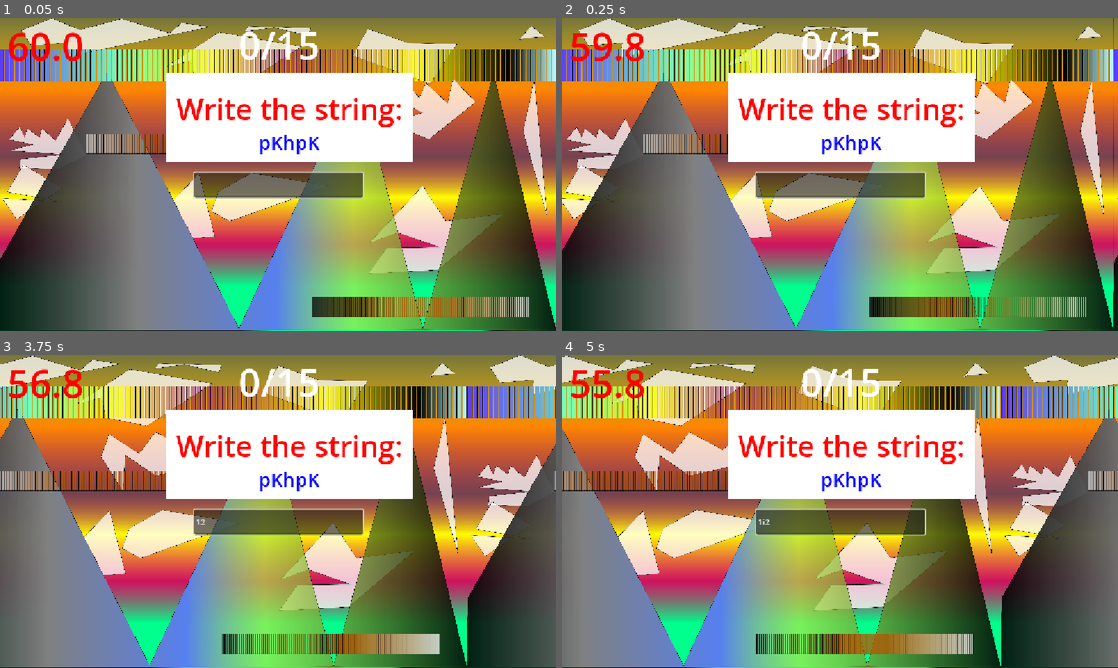
Above: before the commit, frames 1-4 (two rows, left to right).
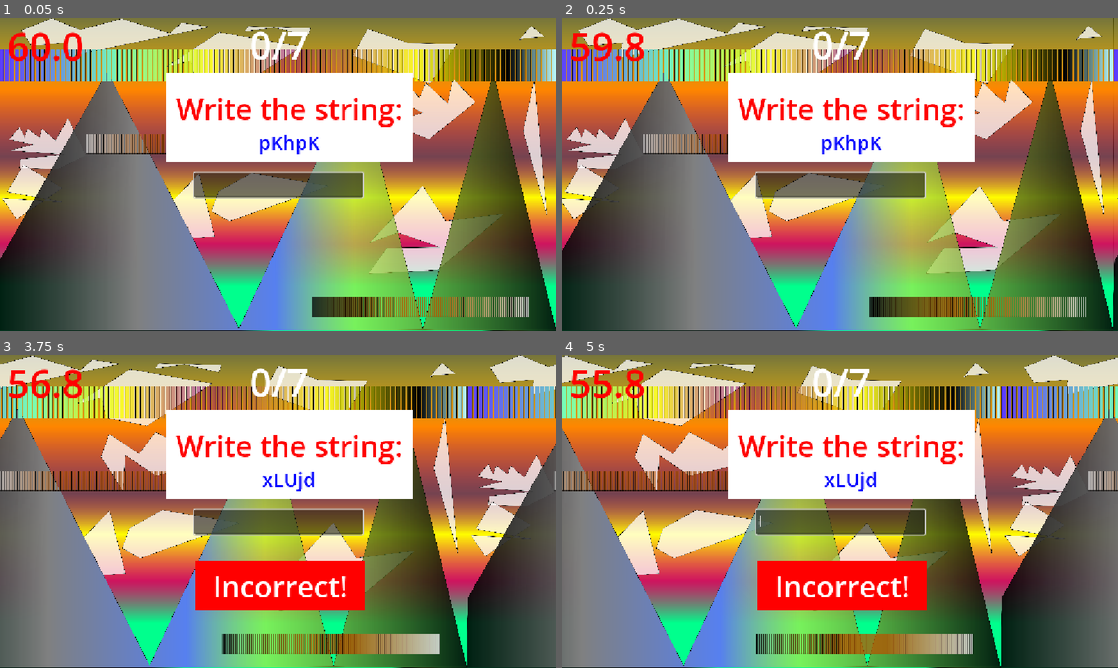
Above: after the commit, the same moments.

Repository: tyleruploads/code-ware
Game: Godot game, scene res://Scenes/minigames/minigame_11.tscn
The game is run twice, just before and just after one commit, with the same random seed, the same clock (stepped at 60 frames per second) and the same inputs. This scene is started directly instead of the project's main scene.
Inputs (mouse positions are in pixels of both pictures, inside the frame that each line leads up to):
- Up to frame 1 (0.05 s): no input
- Up to frame 2 (0.25 s): no input
- Up to frame 3 (3.75 s): click (278, 520) at 0.52 s; type "12" at 0.6 s; tap Enter (ui_accept) at 1.25, 1.52, 2.27 s; move the mouse to (400, 495) at 1.27 s; hold Right (move_right) 1.28-2.03 s; tap I at 1.35 s; click (400, 495) at 1.42 s; move the mouse to (166, 527) at 2.02 s; hold Down (move_down) 2.03-2.78 s; tap Alt at 2.1 s; move the mouse to (333, 442) at 2.77 s; hold Right (move_right) 2.78-3.53 s; tap Shift at 2.85 s; move the mouse to (250, 574) at 3.52 s; hold Space (move_up) from 3.53 s (still down); tap R at 3.6 s; click (250, 574) at 3.67 s
- Up to frame 4 (5 s): tap Enter (ui_accept) at 3.77, 4.52 s; move the mouse to (1006, 558) at 4.27 s; release Space (move_up) at 4.28 s; hold Left (move_left) from 4.28 s (still down); tap I at 4.35 s; tap Escape (ui_cancel) at 4.9 s

The runs differ from the first frame. In frame 1, 0.6% of the frame differs, in the area x 43-58%, y 4-14%; in frame 2, 0.6%; in frame 3, 5.7%, in the area x 35-66%, y 4-82%; in frame 4, 5.7%.

Commit message:
Make minigame 11, Type the Strings, easier

Diff:
--- a/src/Scenes/minigames/minigame_11.tscn
+++ b/src/Scenes/minigames/minigame_11.tscn
@@ -35,7 +35,7 @@
 offset_right = 1157.0
 offset_bottom = 114.0
 theme_override_font_sizes/normal_font_size = 80
-text = "0/15"
+text = "0/7"
 horizontal_alignment = 1
 
 [node name="ColorRect" type="ColorRect" parent="." unique_id=601907499]
--- a/src/project.godot
+++ b/src/project.godot
@@ -11,7 +11,7 @@
 [application]
 
 config/name="Code Ware"
-config/version="v1.0.0"
+config/version="v1.0.1"
 run/main_scene="uid://c8k6x4bhacx4u"
 config/features=PackedStringArray("4.7", "GL Compatibility")
 config/icon="uid://c0uhhxkx5vfjt"
--- a/src/scripts/nonglobal/minigames/11/minigame_11.gd
+++ b/src/scripts/nonglobal/minigames/11/minigame_11.gd
@@ -1,5 +1,6 @@
 extends Node
 
+# Lookalikes removed from array
 const CHARS = [
 	"a",
 	"b",
@@ -55,12 +56,12 @@
 	"8",
 	"9",
 ]
-const TARGET_SCORE: int = 15
+const TARGET_SCORE: int = 7
 
 @export var minigame_name: String = "Type the Strings!"
 @export var prompt: String = "TYPE!"
 @export var description: String = """
-Type 15 5-character strings into the entry box in less than one minute!
+Type 7 5-character strings into the entry box in less than one minute!
 """
 
 var target_text: String
@@ -83,7 +84,20 @@
 # Called when the node enters the scene tree for the first time.
 func _ready() -> void:
 	notice_color_node.hide()
-	line_edit.edit() # Focuses on LineEdit automatically
+
+	# Ensure input is always focused
+	line_edit.grab_focus()
+	line_edit.focus_exited.connect(
+		func():
+			line_edit.call_deferred("grab_focus"),
+	)
+	line_edit.gui_input.connect(
+		func(ev):
+			if ev.is_action_pressed("ui_cancel") or ev.is_action_pressed("ui_text_submit"):
+				line_edit.accept_event()
+				line_edit.call_deferred("grab_focus"),
+	)
+
 	line_edit.text_changed.connect(_on_text_changed)
 
 	generate_str(target_len)
Not shown, changed: README.md
